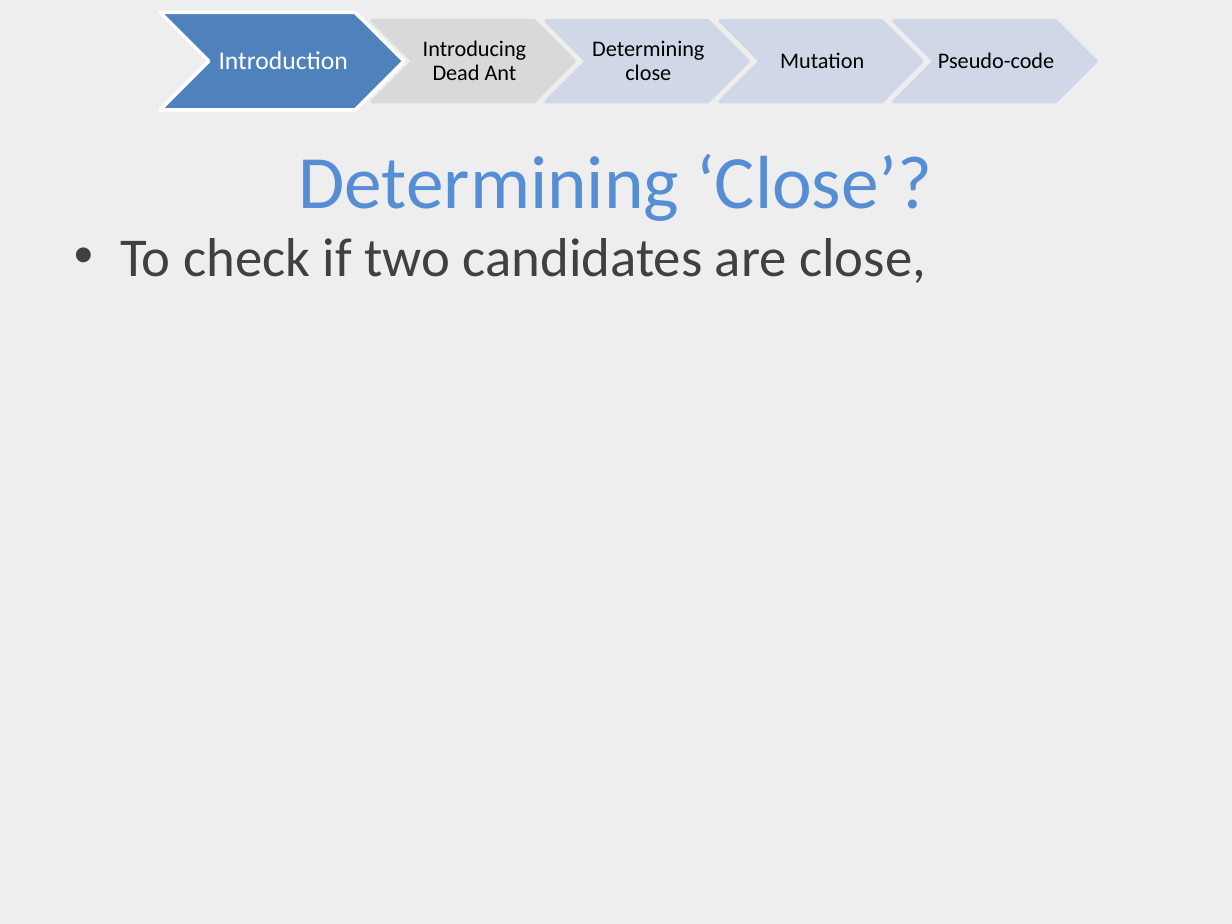
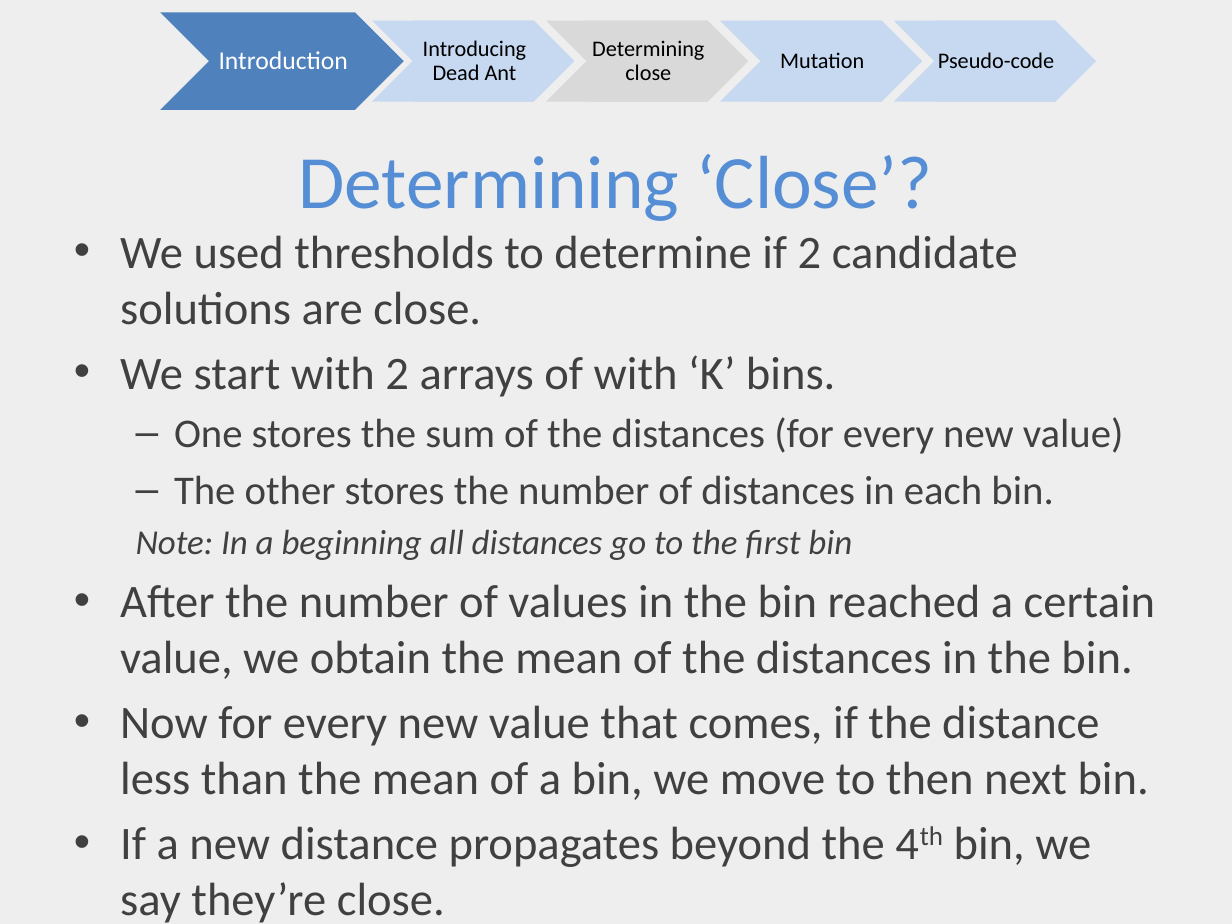
Before and after one commit to ai-se/Rahul, a slide deck: slide 4 of DEADANT/deadAnt.pptx. Drawn at 1232x924 pixels with LibreOffice and Linux fonts; fonts in the diff are those of the drawing. Boxes give left, top, right and bottom in pixels: in the first picture for what was removed or moved away, otherwise in the second. Text is boxed around its words. In the diff, an @@ line names an element or a change of style, - is before the commit and + after.

```diff
--- a/DEADANT/deadAnt.pptx
+++ b/DEADANT/deadAnt.pptx
@@ chevron at (x1=160, y1=12, x2=404, y2=110): outline #FFFFFF 2 pt to none @@
@@ chevron at (x1=372, y1=21, x2=574, y2=102): fill #D9D9D9 to #C6D9F1; outline #D9D9D9 2 pt to none @@
@@ rectangle "Introducing Dead Ant" at (x1=413, y1=21, x2=533, y2=102): fill #D9D9D9 to #C6D9F1; outline #D9D9D9 0.75 pt to none @@
@@ chevron at (x1=546, y1=21, x2=748, y2=102): fill #D0D8E8 at 90% opacity to #D9D9D9; outline #D0D8E8 2 pt to none @@
@@ rectangle "Determining close" at (x1=586, y1=21, x2=707, y2=102): fill none to #D9D9D9 @@
@@ chevron at (x1=719, y1=21, x2=922, y2=102): fill #D0D8E8 at 90% opacity to #C6D9F1; outline #D0D8E8 2 pt to none @@
@@ rectangle "Mutation" at (x1=760, y1=21, x2=881, y2=102): fill none to #C6D9F1 @@
@@ chevron at (x1=894, y1=21, x2=1096, y2=102): fill #D0D8E8 at 90% opacity to #C6D9F1; outline #D0D8E8 2 pt to none @@
@@ 3 rectangles moved together from (x1=592, y1=40, x2=1054, y2=80) to (x1=586, y1=21, x2=1055, y2=102) @@
@@ rectangle "Pseudo-code" at (x1=934, y1=21, x2=1055, y2=102): fill none to #C6D9F1 @@
@@ text at (x1=120, y1=235, x2=1155, y2=923): text changed; size 32 to 27.2 pt @@
-• To check if two candidates are close,
+• We used thresholds to determine if 2 candidate solutions are close.
+• We start with 2 arrays of with ‘K’ bins.
+  – One stores the sum of the distances (for every new value)
+  – The other stores the number of distances in each bin.
+  Note: In a beginning all distances go to the first bin
+• After the number of values in the bin reached a certain value, we obtain the mean of the distances in the bin.
+• Now for every new value that comes, if the distance less than the mean of a bin, we move to then next bin.
+• If a new distance propagates beyond the 4th bin, we say they’re close.
```
Also in this commit, not shown: 3 other slides changed.
